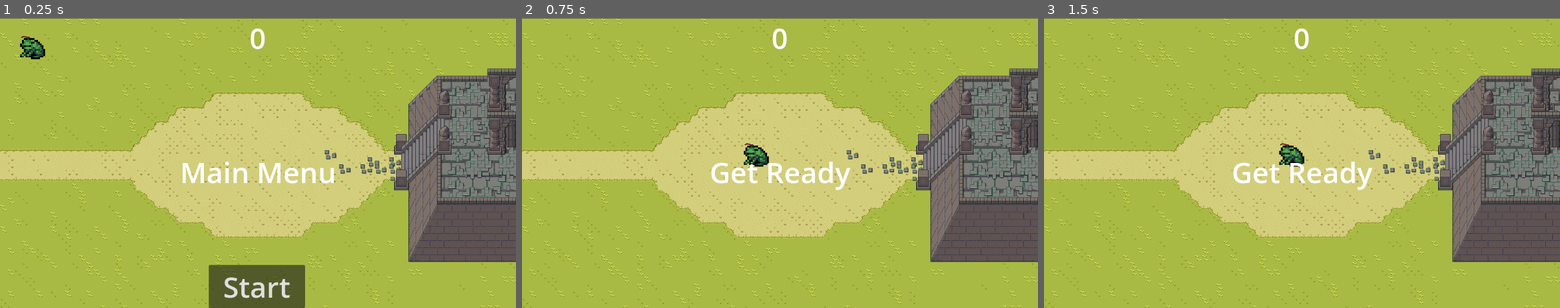
Above: before the commit, frames 1-3 (left to right).
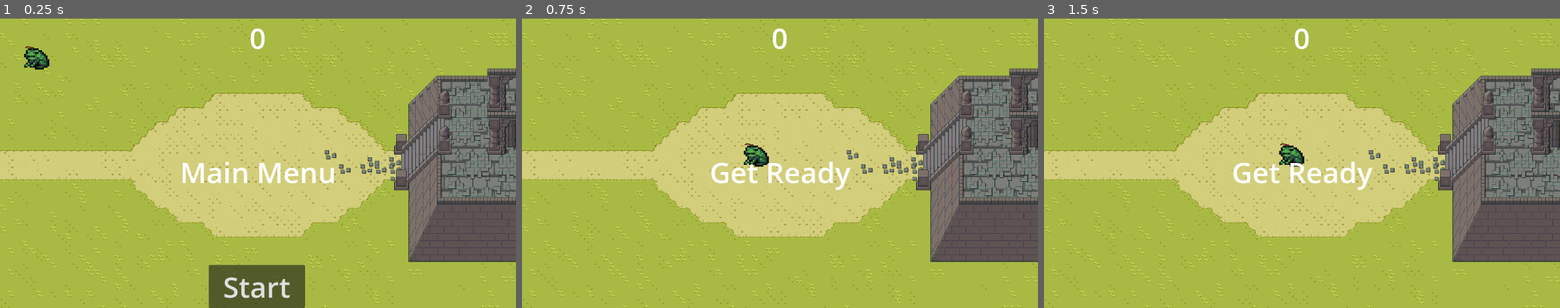
Above: after the commit, the same moments.

Repository: Aquiiia/Froggy-Quest
Game: Godot game, scene res://main/main.tscn
Two runs of this game, one before a commit and one after it. Both use one fixed random seed, a clock stepped at 60 frames per second and the inputs below.
Inputs:
- Up to frame 1 (0.25 s): no input
- Up to frame 2 (0.75 s): click "Start" at 0.5 s
- Up to frame 3 (1.5 s): tap Enter at 1.25 s; hold D (right) from 1.28 s (still down)

The runs differ from the first frame. In frame 1, 0.4% of the frame differs, in the area x 3-10%, y 6-18%; in frame 2, nothing differs; in frame 3, nothing differs.

Commit message:
UH frog?

Diff:
--- a/froggy/frooog.tscn
+++ b/froggy/frooog.tscn
@@ -3,12 +3,12 @@
 [ext_resource type="Script" path="res://froggy/froggy.gd" id="1_70d4k"]
 [ext_resource type="Texture2D" uid="uid://bpwpgqijwtqmk" path="res://img/frog_hair.png" id="2_oyuy2"]
 
-[sub_resource type="RectangleShape2D" id="RectangleShape2D_io6r2"]
-size = Vector2(58, 44)
+[sub_resource type="CircleShape2D" id="CircleShape2D_cfud4"]
+radius = 20.0
 
 [node name="CharacterBody2D" type="CharacterBody2D"]
+position = Vector2(9, 23)
 script = ExtResource("1_70d4k")
-metadata/_edit_group_ = true
 
 [node name="Sprite2D" type="Sprite2D" parent="."]
 position = Vector2(73, 65)
@@ -16,6 +16,6 @@
 texture = ExtResource("2_oyuy2")
 
 [node name="CollisionShape2D" type="CollisionShape2D" parent="."]
-position = Vector2(73.5, 69)
-scale = Vector2(0.5, 0.5)
-shape = SubResource("RectangleShape2D_io6r2")
+position = Vector2(72, 68)
+rotation = 3.14159
+shape = SubResource("CircleShape2D_cfud4")
